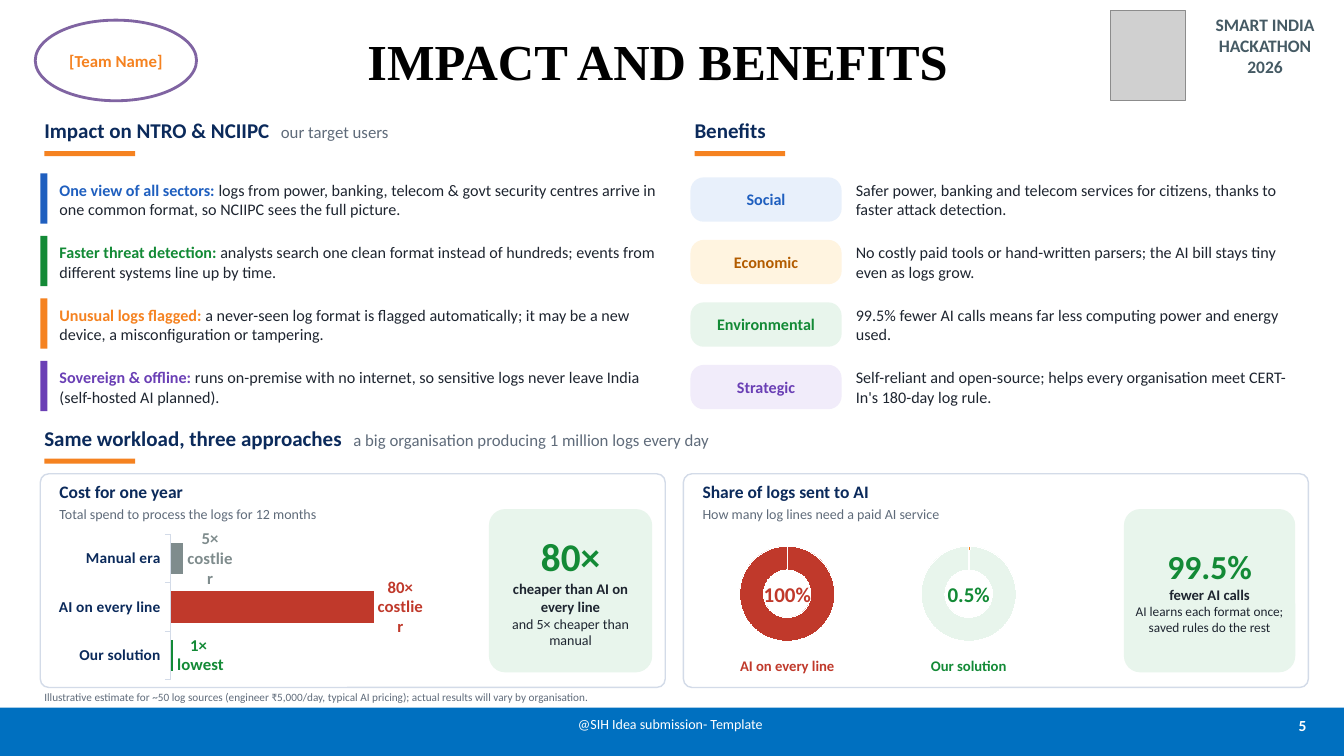
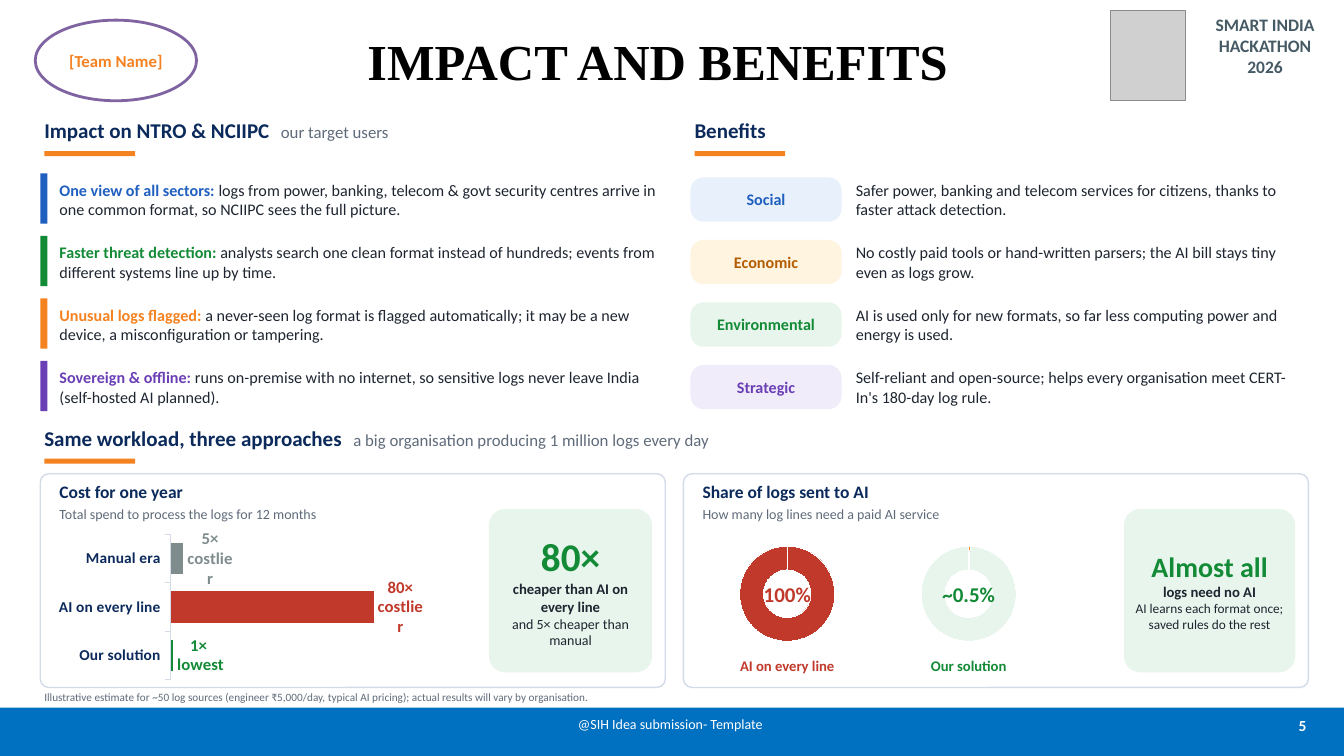
Before and after one commit to agrwl-utkarsh/sih2026, a slide deck: slide 5 of presentation/SIH2026_Idea_Submission.pptx. Drawn at 1344x756 pixels with LibreOffice and Linux fonts; fonts in the diff are those of the drawing; grey boxes stand for pictures. Boxes give left, top, right and bottom in pixels: in the first picture for what was removed or moved away, otherwise in the second. Text is boxed around its words. In the diff, an @@ line names an element or a change of style, - is before the commit and + after.

```diff
--- a/presentation/SIH2026_Idea_Submission.pptx
+++ b/presentation/SIH2026_Idea_Submission.pptx
@@ text at [856, 309, 1278, 343]: text changed @@
-99.5% fewer AI calls means far less computing power and energy used.
+AI is used only for new formats, so far less computing power and energy is used.
@@ text in rounded rectangle at [1151, 557, 1268, 600]: text changed @@
-99.5%
-fewer AI calls
+Almost all
+logs need no AI
@@ text at [942, 587, 995, 602]: text changed @@
-0.5%
+~0.5%
```
Also in this commit, not shown: 4 other slides changed.
